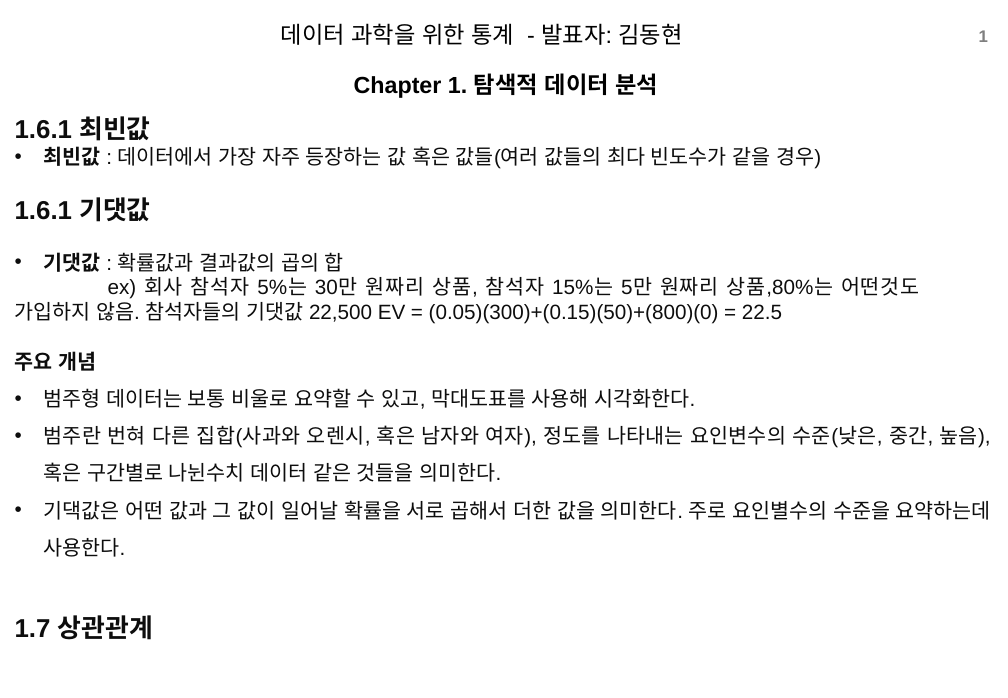
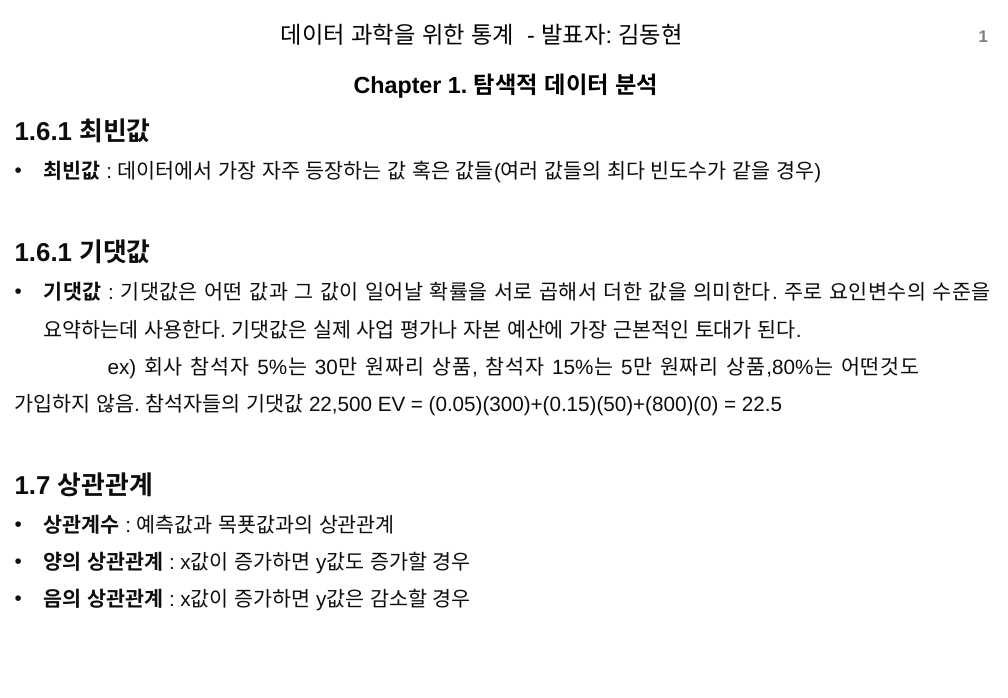
Before and after one commit to xddongx/flexink, a slide deck: slide 1 of study/ppt/[스터디]1.6.1~1.7상관계수_KDH.pptx. Drawn at 1008x698 pixels with LibreOffice and Linux fonts; fonts in the diff are those of the drawing; background and template pictures are left out. Boxes give left, top, right and bottom in pixels: in the first picture for what was removed or moved away, otherwise in the second. Text is boxed around its words. In the diff, an @@ line names an element or a change of style, - is before the commit and + after.

```diff
--- a/study/ppt/[스터디]1.6.1~1.7상관계수_KDH.pptx
+++ b/study/ppt/[스터디]1.6.1~1.7상관계수_KDH.pptx
@@ text at (15, 118, 920, 416): line spacing 1 to 1.5 @@
@@ text at (44, 281, 991, 339): text changed @@
-• 기댓값 : 확률값과 결과값의 곱의 합
+• 기댓값 : 기댓값은 어떤 값과 그 값이 일어날 확률을 서로 곱해서 더한 값을 의미한다. 주로 요인변수의 수준을 요약하는데 사용한다. 기댓값은 실제 사업 평가나 자본 예산에 가장 근본적인 토대가 된다.
@@ text at (15, 351, 991, 557): paragraphs removed @@
-주요 개념
-• 범주형 데이터는 보통 비울로 요약할 수 있고, 막대도표를 사용해 시각화한다.
-• 범주란 번혀 다른 집합(사과와 오렌시, 혹은 남자와 여자), 정도를 나타내는 요인변수의 수준(낮은, 중간, 높음), 혹은 구간별로 나뉜수치 데이터 같은 것들을 의미한다.
-• 기댁값은 어떤 값과 그 값이 일어날 확률을 서로 곱해서 더한 값을 의미한다. 주로 요인별수의 수준을 요약하는데 사용한다.
@@ text at (44, 514, 471, 611): paragraphs added @@
+• 상관계수 : 예측값과 목푯값과의 상관관계
+• 양의 상관관계 : x값이 증가하면 y값도 증가할 경우
+• 음의 상관관계 : x값이 증가하면 y값은 감소할 경우
```
Also in this commit, not shown: 2 other slides changed, 1 other file.
